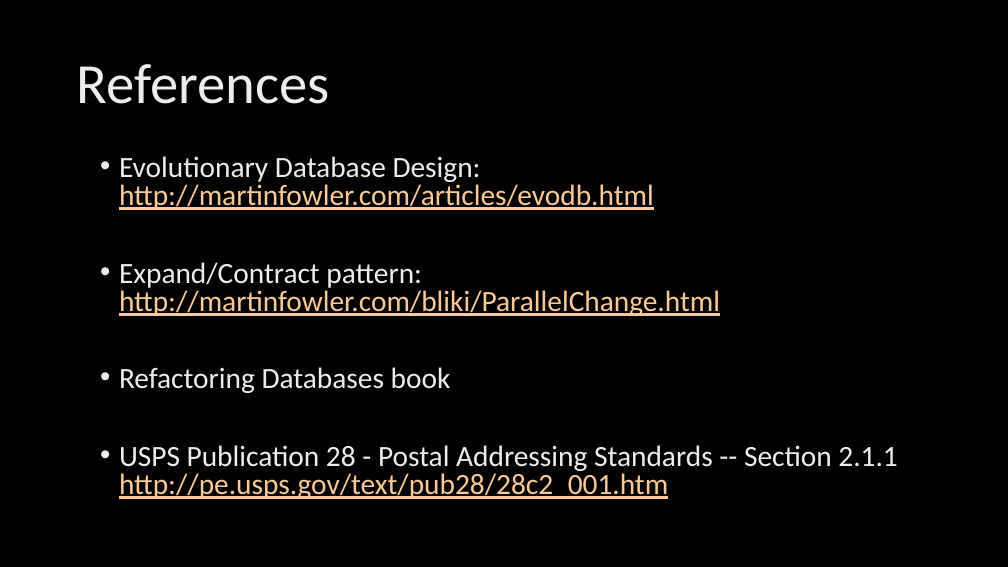
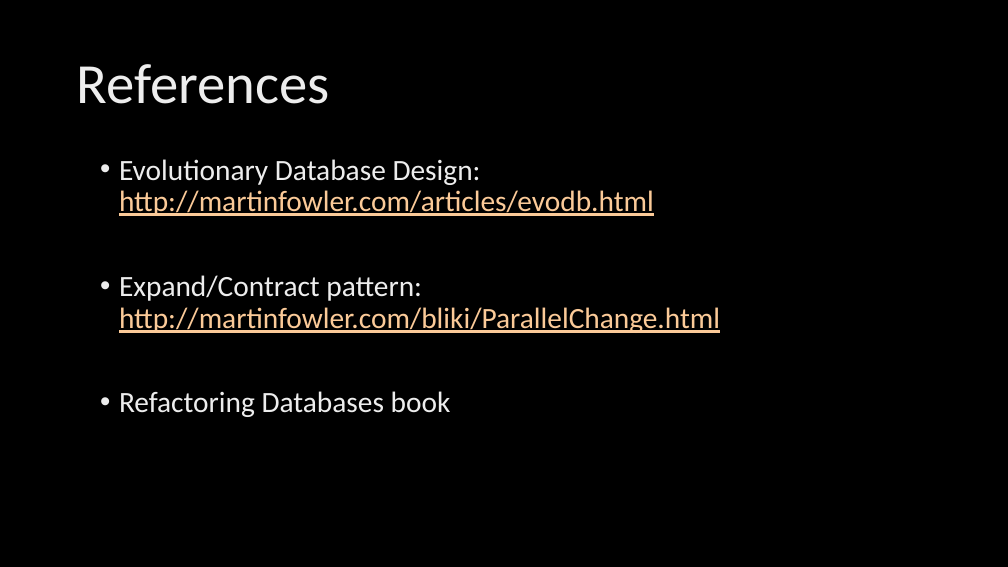
Before and after one commit to poedevop-fm/Database-Refactoring-Demo, a slide deck: slide 11 of Triggers & Refactoring.pptx. Drawn at 1008x567 pixels with LibreOffice and Linux fonts; fonts in the diff are those of the drawing; background and template pictures are left out. Boxes give left, top, right and bottom in pixels: in the first picture for what was removed or moved away, otherwise in the second. Text is boxed around its words. In the diff, an @@ line names an element or a change of style, - is before the commit and + after.

Commit message:
Removed change of address line length
Removed change to length address lines, and references to USPS Publication 28.  It just complicates matters without adding anything of value.

```diff
--- a/Triggers & Refactoring.pptx
+++ b/Triggers & Refactoring.pptx
@@ text "Evolutionary Database Design: http://martinfowler.com/articl ..." at <box>119,159,720,417</box>: line spacing 0.8 to 0.9 @@
@@ text at <box>119,445,897,499</box>: paragraph removed @@
-• USPS Publication 28 - Postal Addressing Standards -- Section 2.1.1 http://pe.usps.gov/text/pub28/28c2_001.htm
```
Also in this commit, not shown: 3 other files.
